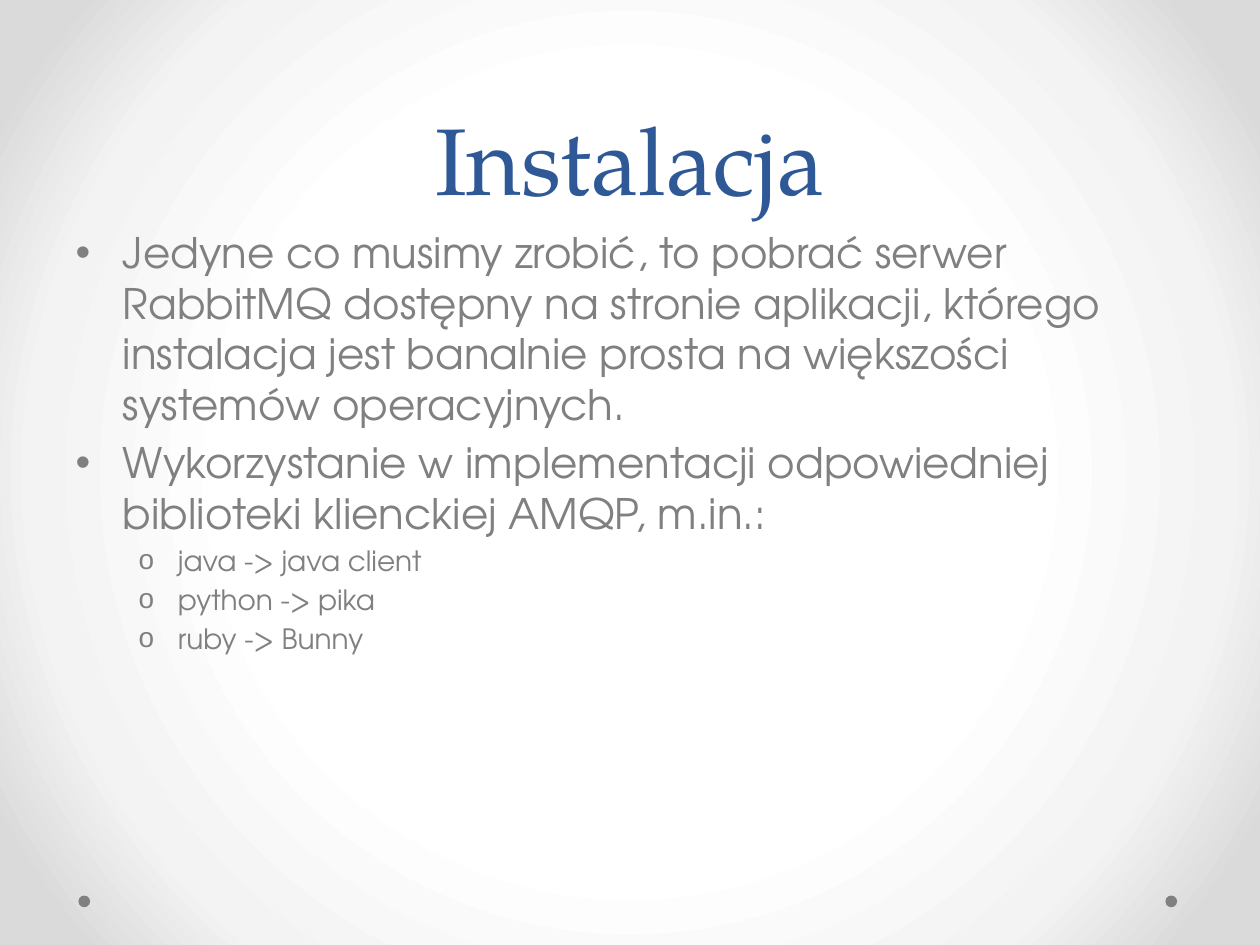
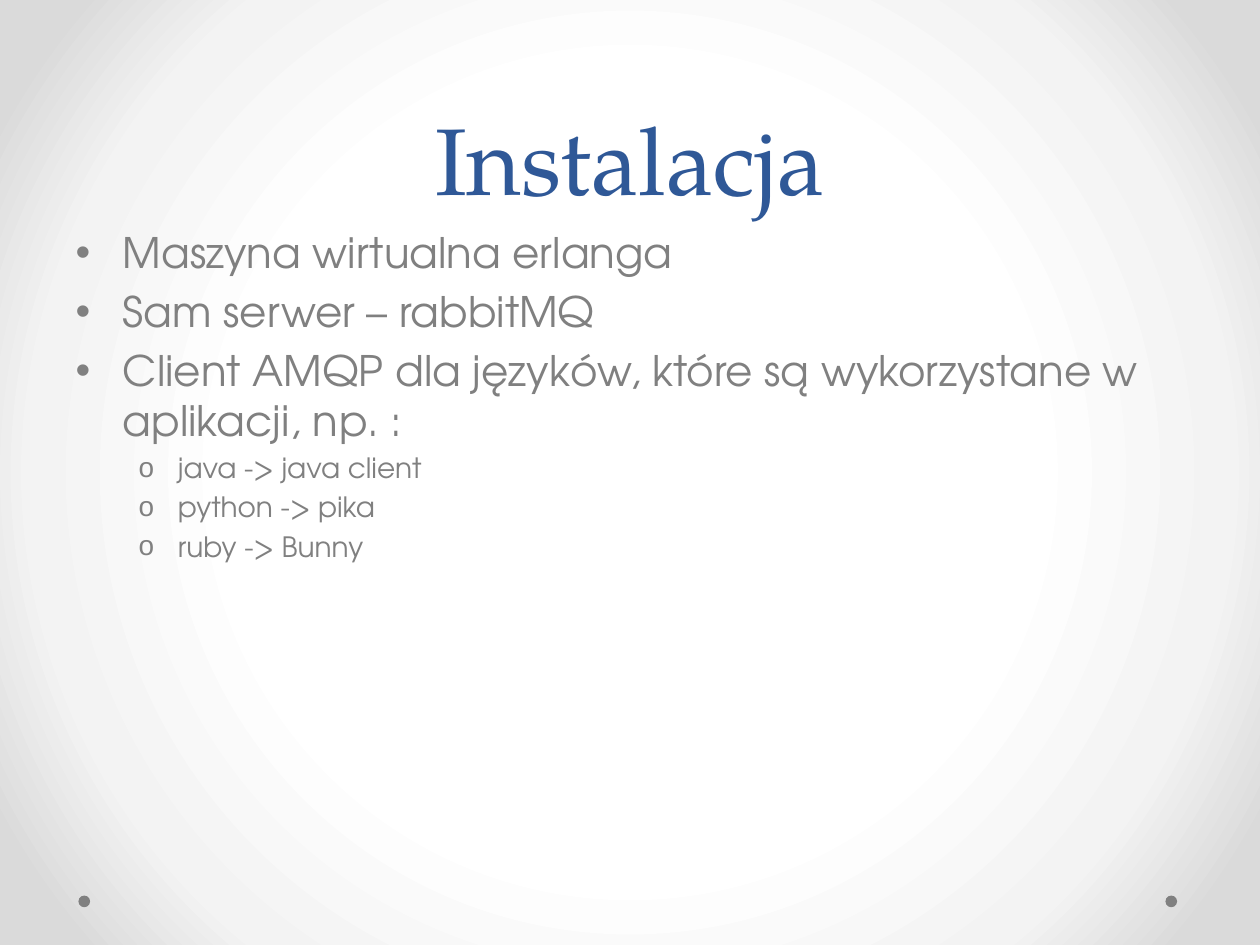
Before and after one commit to kajto/erlang-project, a slide deck: slide 8 of RabbitMQ.pptx. Drawn at 1260x945 pixels with LibreOffice and Linux fonts; fonts in the diff are those of the drawing. Boxes give left, top, right and bottom in pixels: in the first picture for what was removed or moved away, otherwise in the second. Text is boxed around its words. In the diff, an @@ line names an element or a change of style, - is before the commit and + after.

```diff
--- a/RabbitMQ.pptx
+++ b/RabbitMQ.pptx
@@ text at box(123, 237, 1138, 444): text changed @@
-• Jedyne co musimy zrobić, to pobrać serwer RabbitMQ dostępny na stronie aplikacji, którego instalacja jest banalnie prosta na większości systemów operacyjnych.
-• Wykorzystanie w implementacji odpowiedniej biblioteki klienckiej AMQP, m.in.:
+• Maszyna wirtualna erlanga
+• Sam serwer – rabbitMQ
+• Client AMQP dla języków, które są wykorzystane w aplikacji, np. :
```
Also in this commit, not shown: 3 other slides changed, 15 slides added, 1 slide removed, 2 other files.
